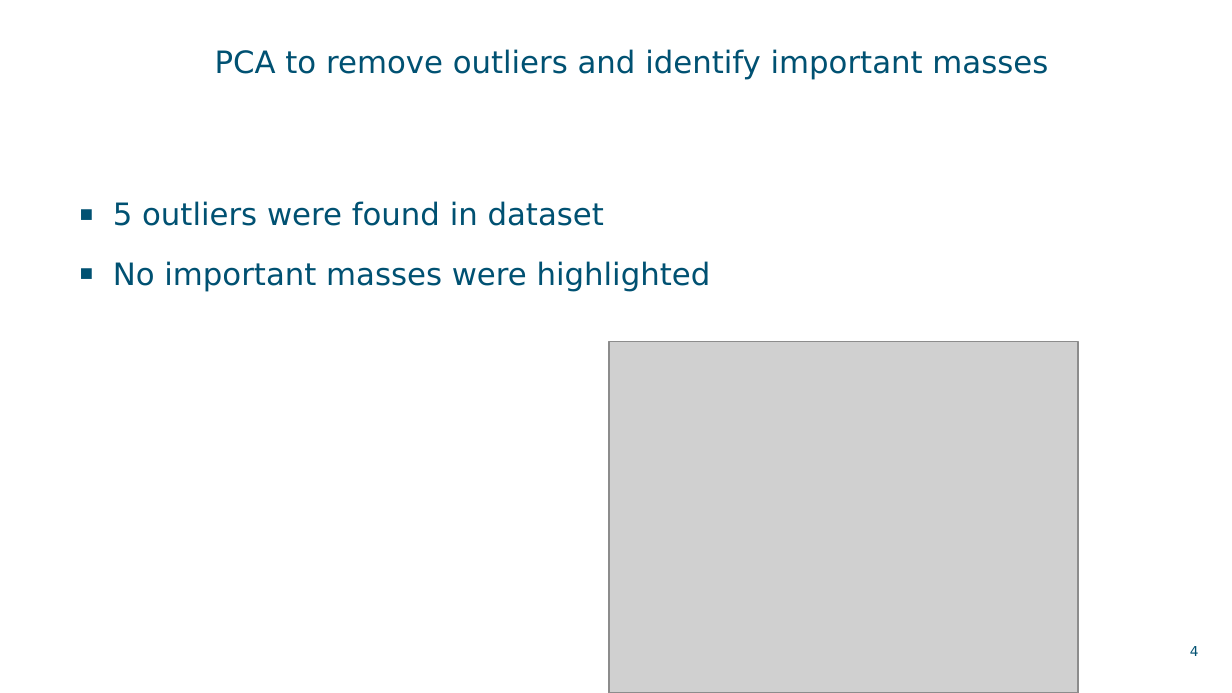
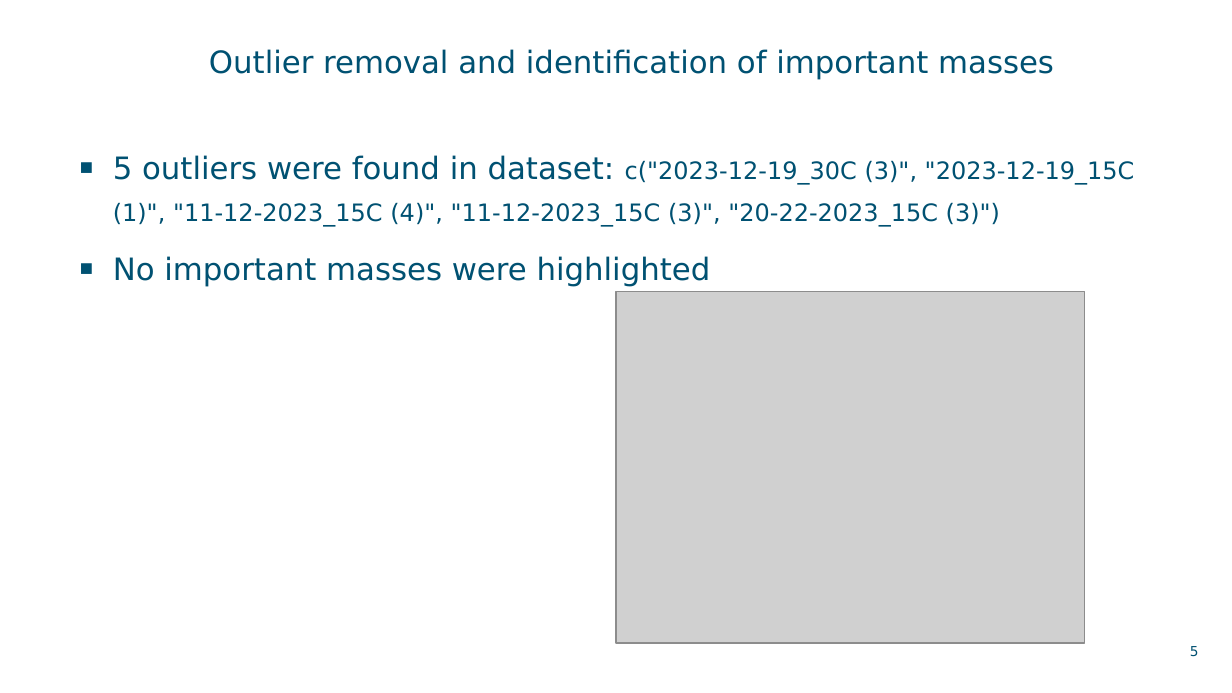
Before and after one commit to MMBDD/Serbia, a slide deck: slide 5 of Brines/UF.pptx (slide 4 before the commit). Drawn at 1232x693 pixels with LibreOffice and Linux fonts; fonts in the diff are those of the drawing; grey boxes stand for pictures; background and template pictures are left out. Boxes give left, top, right and bottom in pixels: in the first picture for what was removed or moved away, otherwise in the second. Text is boxed around its words. In the diff, an @@ line names an element or a change of style, - is before the commit and + after.

```diff
--- a/Brines/UF.pptx
+++ b/Brines/UF.pptx
@@ title at [209,49,1054,80]: text changed @@
-PCA to remove outliers and identify important masses
+Outlier removal and identification of important masses
@@ text "5 outliers were found in ...": place and size @@
-text "5 outliers were found in ..." at [113,201,711,292]
+text "5 outliers were found in ..." at [113,155,1135,287]
@@ text at [113,155,1135,227]: text changed; size 18 to 14 pt @@
-▪ 5 outliers were found in dataset
+▪ 5 outliers were found in dataset: c("2023-12-19_30C (3)", "2023-12-19_15C (1)", "11-12-2023_15C (4)", "11-12-2023_15C (3)", "20-22-2023_15C (3)")
@@ picture: place and size @@
-picture at [609,341,1078,692]
+picture at [616,292,1085,643]
@@ page number at [1190,646,1199,657]: text changed @@
-4
+5
```
Also in this commit, not shown: 2 other slides changed, 1 slide added, 7 other files.
